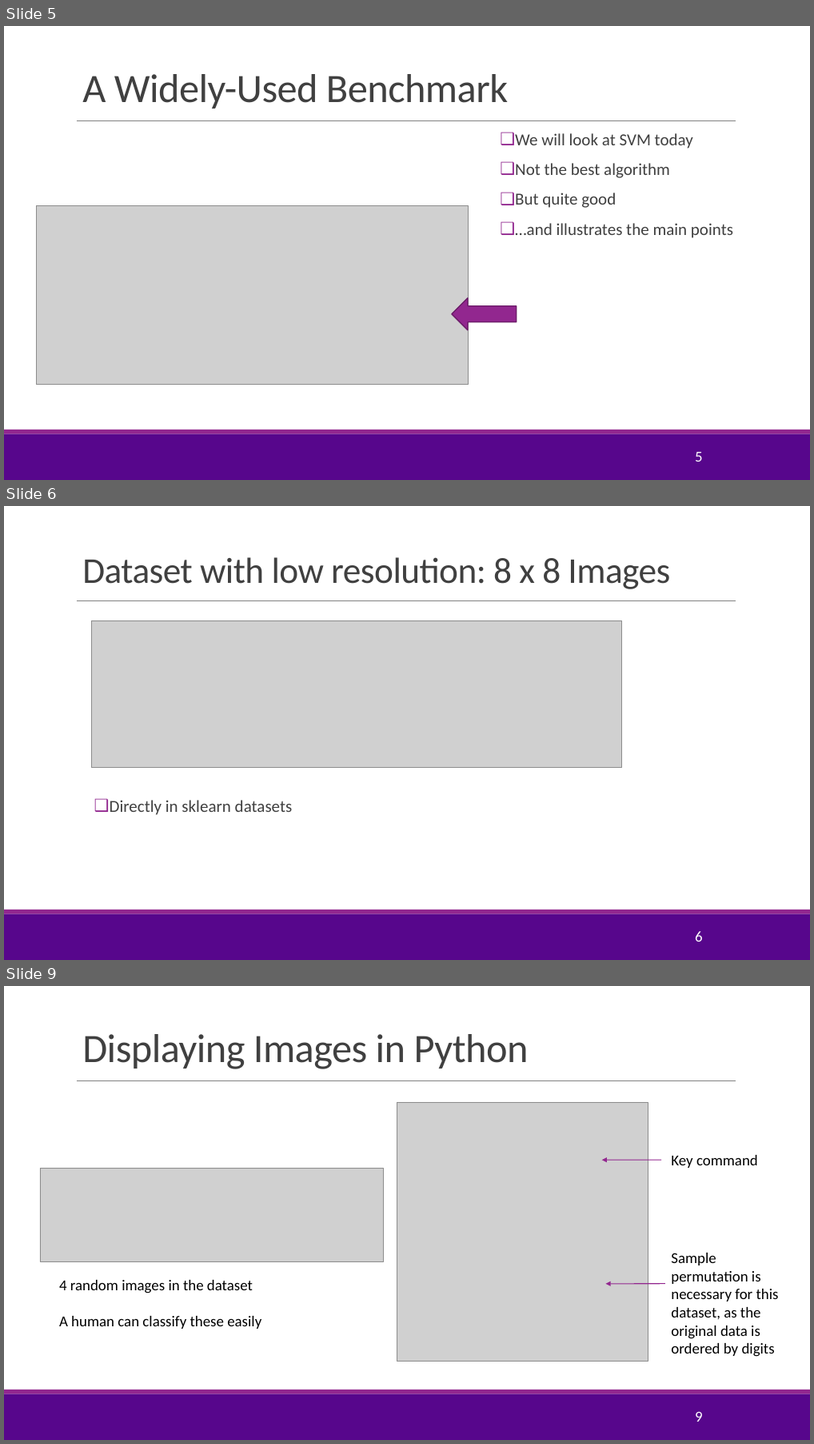
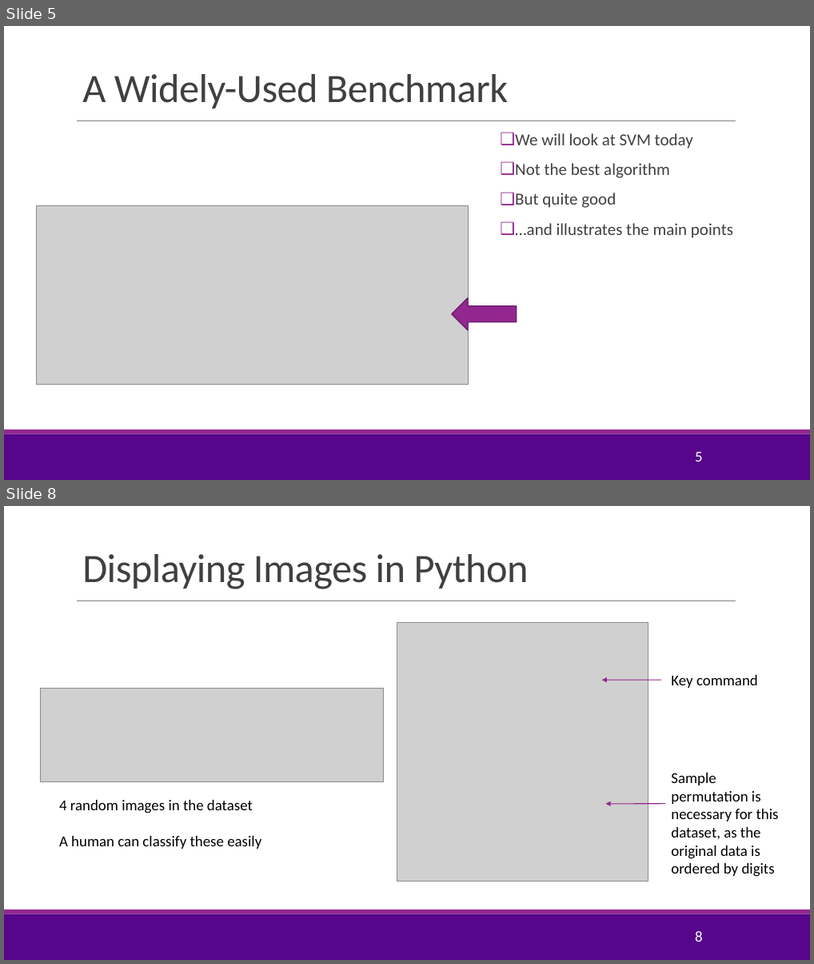
Before and after one commit to sdrangan/introml, a slide deck: lectures/Lect08_SVM.pptx. Shown one above the other, each under a label of ours: slides 5, 6 and 9 before the commit, slides 5 and 8 after it; the slides between them are not shown. The pictures are 814x1444 and 814x964 pixels, drawn with LibreOffice and Linux fonts; fonts in the diff are those of the drawing; grey boxes stand for pictures; background and template pictures are left out. Boxes give left, top, right and bottom in pixels: in the first picture for what was removed or moved away, otherwise in the second. Text is boxed around its words. In the diff, an @@ line names an element or a change of style, - is before the commit and + after.

```diff
--- a/lectures/Lect08_SVM.pptx
+++ b/lectures/Lect08_SVM.pptx
@@ slide 6 removed at (4,506,810,960), background #FFFFFF; not listed: 3 template elements that a slide beside it also shows @@
@@ title removed at (82,557,670,589) @@
-Dataset with low resolution: 8 x 8 Images
@@ picture removed at (91,620,622,768) @@
@@ text removed at (110,800,293,815) @@
-❑ Directly in sklearn datasets
@@ page number removed at (695,931,703,941) @@
-6
@@ what was slide 9 is now slide 8 @@
@@ page number at (695,931,703,941): text changed @@
-9
+8
```
Also in this commit, not shown: 3 slides changed, 1 slide added, 1 other slide removed, 2 other files.
